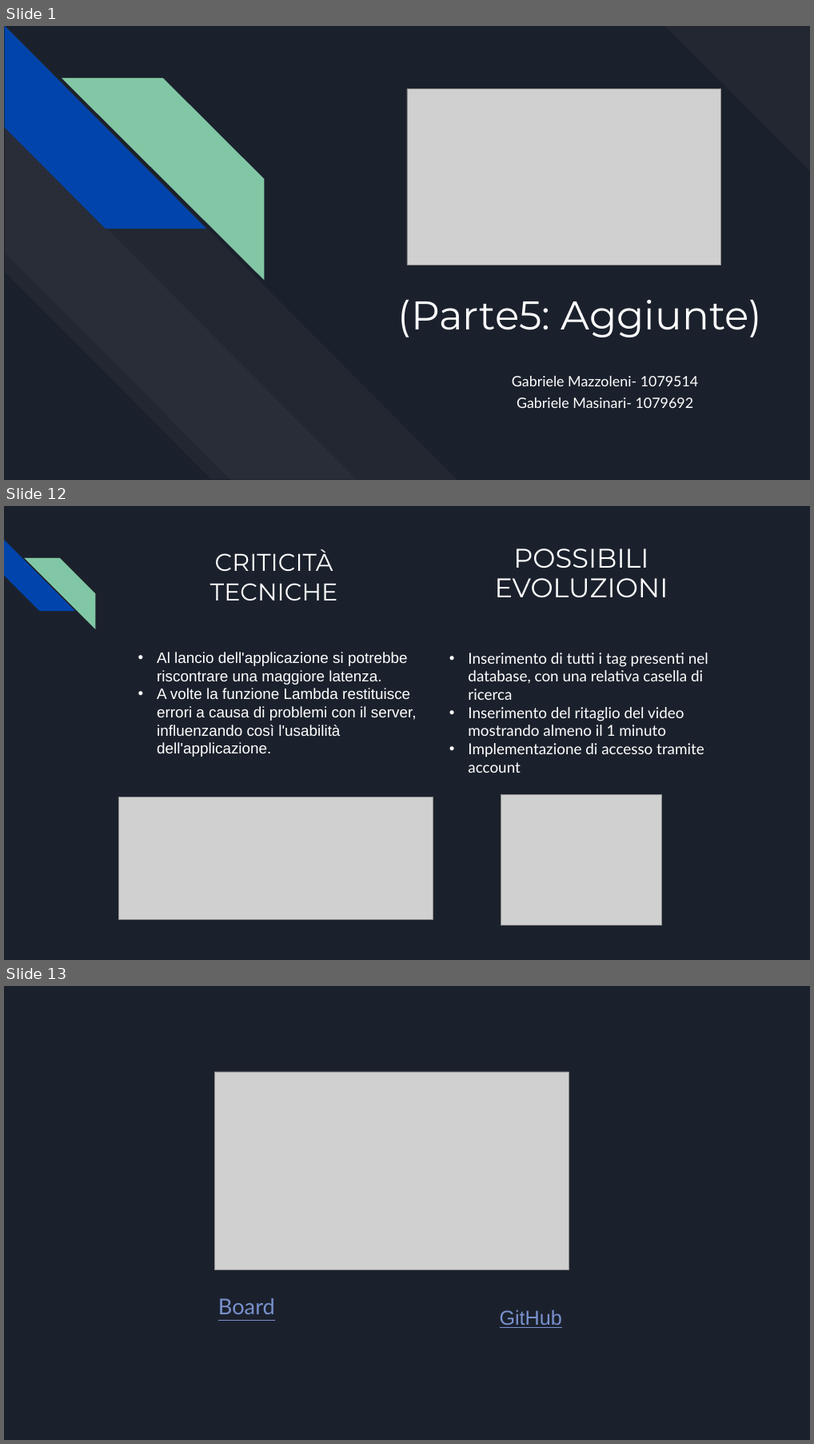
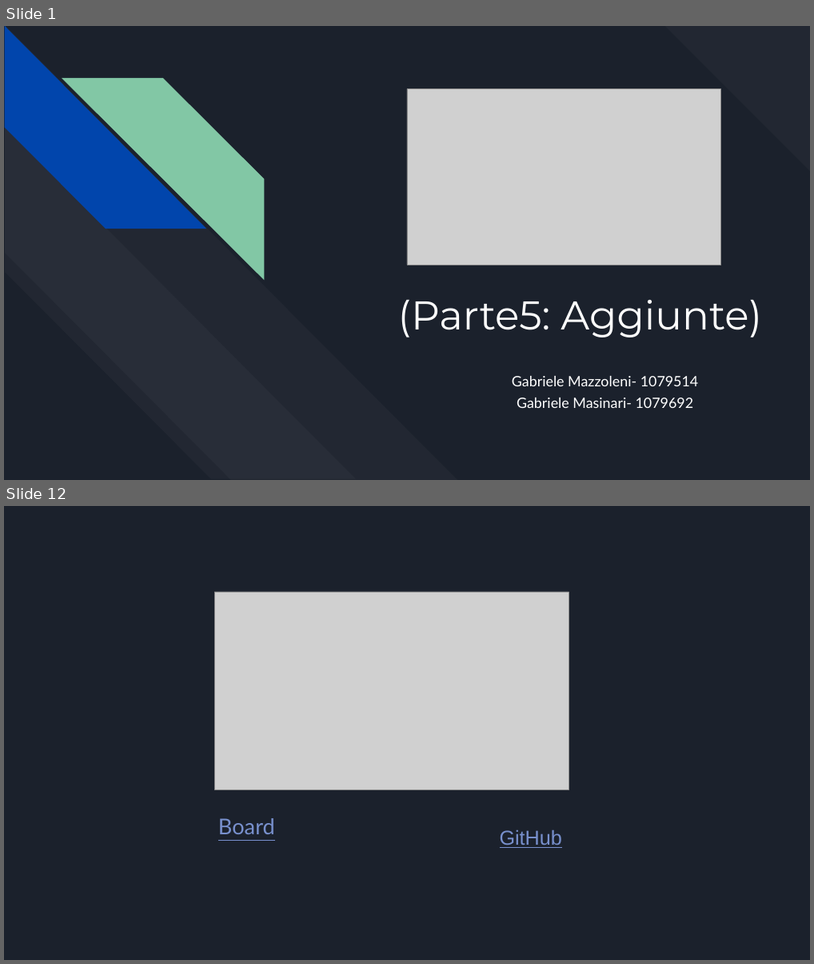
Before and after one commit to Gabriele-Mazzoleni/Progetti_Tec_Cloud_Mobile_2024, a slide deck: Parte 5/Presentazione TedxTok(parte 5).pptx. Shown one above the other, each under a label of ours: slides 1, 12 and 13 before the commit, slides 1 and 12 after it; the slides between them are not shown. The pictures are 814x1444 and 814x964 pixels, drawn with LibreOffice and Linux fonts; fonts in the diff are those of the drawing; grey boxes stand for pictures. Boxes give left, top, right and bottom in pixels: in the first picture for what was removed or moved away, otherwise in the second. Text is boxed around its words. In the diff, an @@ line names an element or a change of style, - is before the commit and + after.

```diff
--- a/Parte 5/Presentazione TedxTok(parte 5).pptx
+++ b/Parte 5/Presentazione TedxTok(parte 5).pptx
@@ slide 12 removed at box(4, 506, 810, 960), background #1B212C @@
@@ diag stripe removed at box(4, 540, 75, 612) @@
@@ title removed at box(210, 549, 338, 600) @@
-CRITICITÀ
-TECNICHE
@@ title removed at box(495, 548, 669, 598) @@
-POSSIBILI
-EVOLUZIONI
@@ diag stripe removed at box(24, 558, 95, 629) @@
@@ text removed at box(157, 652, 417, 756) @@
-• Al lancio dell'applicazione si potrebbe riscontrare una maggiore latenza.
-• A volte la funzione Lambda restituisce errori a causa di problemi con il server, influenzando così l'usabilità dell'applicazione.
@@ text removed at box(468, 652, 709, 772) @@
-• Inserimento di tutti i tag presenti nel database, con una relativa casella di ricerca
-• Inserimento del ritaglio del video mostrando almeno il 1 minuto
-• Implementazione di accesso tramite account
@@ picture removed at box(118, 797, 434, 919) @@
@@ picture removed at box(502, 795, 662, 925) @@
@@ what was slide 13 is now slide 12 @@
```
Also in this commit, not shown: 3 slides changed, 7 slides added, 7 other slides removed.
